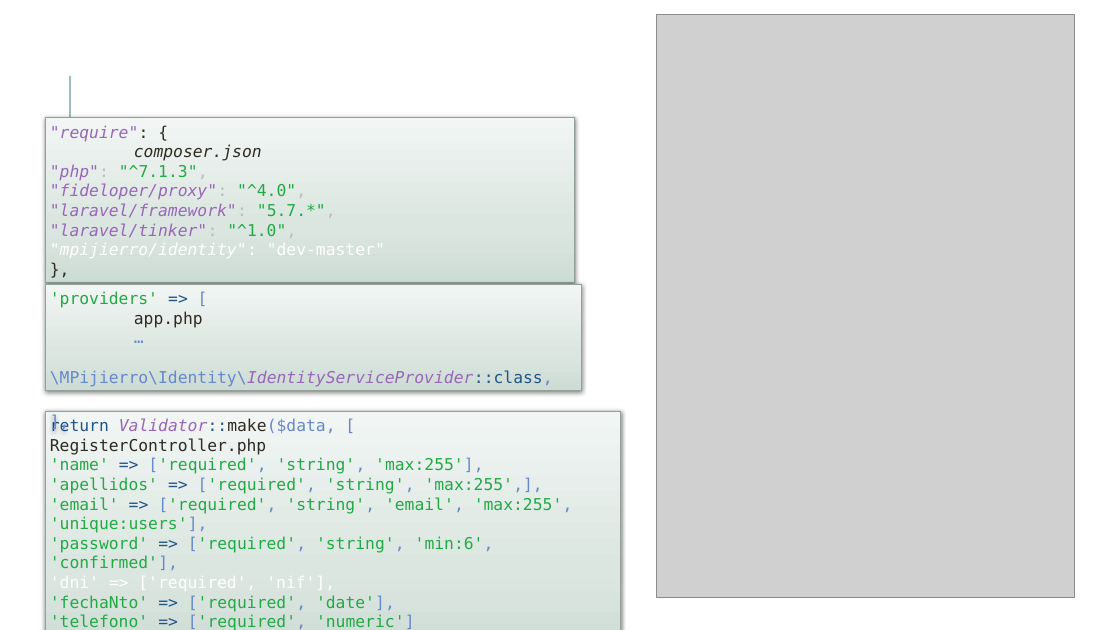
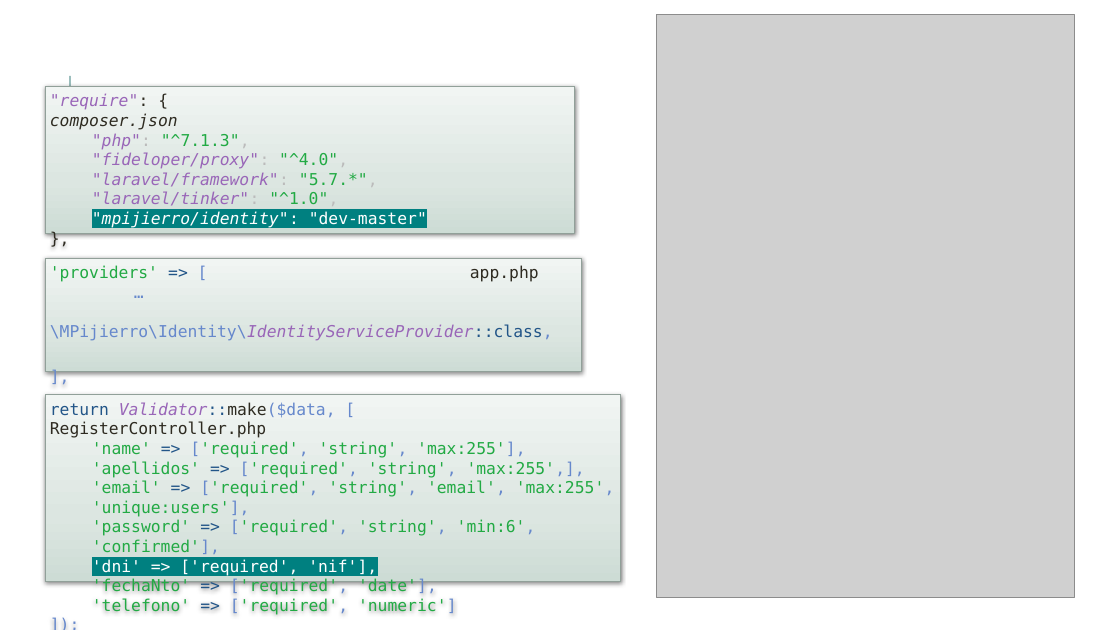
Before and after one commit to danielallhoff/M17-G4-AirDSS, a slide deck: slide 24 of AIRDSS.pptx. Drawn at 1120x630 pixels with LibreOffice and Linux fonts; fonts in the diff are those of the drawing; grey boxes stand for pictures. Boxes give left, top, right and bottom in pixels: in the first picture for what was removed or moved away, otherwise in the second. Text is boxed around its words. In the diff, an @@ line names an element or a change of style, - is before the commit and + after.

```diff
--- a/AIRDSS.pptx
+++ b/AIRDSS.pptx
@@ rectangle ""require": { composer.json": place and size @@
-rectangle ""require": { composer.json" at [45, 118, 575, 282]
+rectangle ""require": { composer.json" at [45, 87, 575, 234]
@@ text in rectangle at [92, 133, 427, 228]: highlight none to #008080 in ""mpijierro/identity": "dev-master""; list level 1 to 2 in ""php": "^7.1.3","; list level 1 to 2 in ""fideloper/proxy": "^4.0","; list level 1 to 2 in ""laravel/framework": "5.7.*","; list level 1 to 2 in ""laravel/tinker": "^1.0","; list level 1 to 2 in ""mpijierro/identity": "dev-master"" @@
@@ rectangle "'providers' => [ app.php": place and size @@
-rectangle "'providers' => [ app.php" at [45, 284, 581, 391]
+rectangle "'providers' => [ app.php" at [45, 259, 581, 372]
@@ rectangle "return Validator::make($data, [ RegisterController.php": place and size @@
-rectangle "return Validator::make($data, [ RegisterController.php" at [45, 412, 620, 630]
+rectangle "return Validator::make($data, [ RegisterController.php" at [45, 395, 620, 581]
@@ text in rectangle at [92, 441, 615, 596]: highlight none to #008080 in "'dni' => ['required', 'nif'],"; list level 1 to 2 in "'name' => ['required', 'string', 'max:255'],"; list level 1 to 2 in "'apellidos' => ['required', 'string', 'max:255',],"; list level 1 to 2 in "'email' => ['required', 'string', 'email', ..."; list level 1 to 2 in "'password' => ['required', 'string', 'min:6', ..."; list level 1 to 2 in "'dni' => ['required', 'nif'],"; list level 1 to 2 in "'fechaNto' => ['required', 'date'],"; list level 1 to 2 in "'telefono' => ['required', 'numeric']" @@
```
Also in this commit, not shown: 1 other slide changed.
